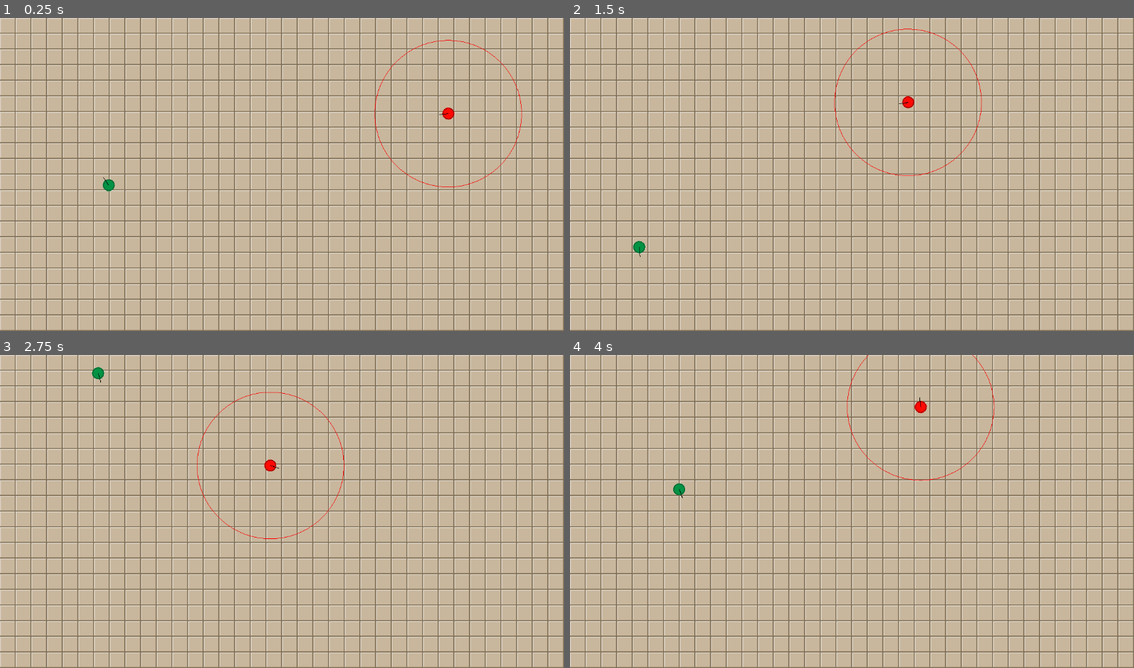
Above: before the commit, frames 1-4 (two rows, left to right).
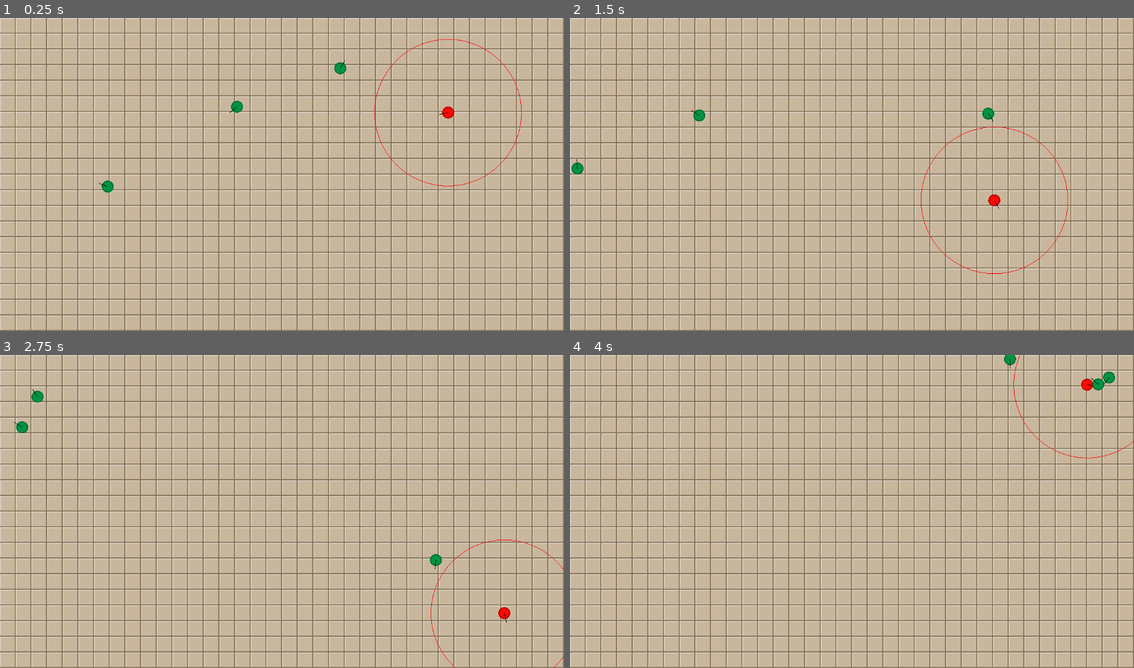
Above: after the commit, the same moments.

Repository: alexshopov/godot-steering-behaviors
Game: Godot game, scene res://scenes/main.tscn
Same seed, same stepped clock (60 frames per second), same inputs: the game is played once before the commit and once after it.
Inputs:
- Up to frame 1 (0.25 s): no input
- Up to frame 2 (1.5 s): no input
- Up to frame 3 (2.75 s): no input
- Up to frame 4 (4 s): no input

The runs differ from the first frame. In frame 1, 0.6% of the frame differs, in the area x 17-93%, y 6-56%; in frame 2, 0.9%, in the area x 0-89%, y 3-82%; in frame 3, 0.8%; in frame 4, 0.7%.

Commit message:
code cleanup, README update

Diff:
--- a/project.godot
+++ b/project.godot
@@ -60,7 +60,7 @@
 }
 reset={
 "deadzone": 0.2,
-"events": [Object(InputEventKey,"resource_local_to_scene":fa …(140 unchanged characters)… d":false,"keycode":0,"physical_keycode":76,"key_label":0,"unicode":108,"location":0,"echo":false,"script":null)
+"events": [Object(InputEventKey,"resource_local_to_scene":fa …(140 unchanged characters)… d":false,"keycode":0,"physical_keycode":82,"key_label":0,"unicode":114,"location":0,"echo":false,"script":null)
 ]
 }
 
--- /dev/null
+++ b/scenes/basic_seeker/basic_seeker.gd
@@ -0,0 +1,12 @@
+class_name BasicSeeker extends Agent
+
+@export var target_entity: Sprite2D
+
+func _ready() -> void:
+	assert(target_entity != null)
+
+	super()
+	kinematic = KinematicSeek.new(self, target_entity.position, max_speed)
+
+func _process(_delta: float) -> void:
+	kinematic.target = target_entity.position
--- /dev/null
+++ b/scenes/basic_seeker/basic_seeker.tscn
@@ -0,0 +1,19 @@
+[gd_scene load_steps=4 format=3 uid="uid://cl08shjrfr1w4"]
+
+[ext_resource type="Texture2D" uid="uid://bjjmm77j7s8pp" path="res://assets/sprites/agent.png" id="1_gfmfq"]
+[ext_resource type="Script" uid="uid://celookdeim18r" path="res://scenes/basic_seeker/basic_seeker.gd" id="1_gw15s"]
+
+[sub_resource type="CircleShape2D" id="CircleShape2D_gw15s"]
+radius = 19.0263
+
+[node name="BasicSeeker" type="CharacterBody2D"]
+script = ExtResource("1_gw15s")
+
+[node name="Sprite2D" type="Sprite2D" parent="."]
+position = Vector2(-19, -24)
+scale = Vector2(0.75, 0.75)
+texture = ExtResource("1_gfmfq")
+centered = false
+
+[node name="CollisionShape2D" type="CollisionShape2D" parent="."]
+shape = SubResource("CircleShape2D_gw15s")
--- a/scenes/main.tscn
+++ b/scenes/main.tscn
@@ -13,17 +13,23 @@
 [sub_resource type="TileSet" id="TileSet_jyhfs"]
 sources/0 = SubResource("TileSetAtlasSource_sugp2")
 
-[node name="Main" type="Node2D"]
+[node name="Main" type="Node2D" node_paths=PackedStringArray("basic_seeker")]
 script = ExtResource("1_0wfyh")
+basic_seeker = NodePath("")
 
 [node name="TileMapLayer" type="TileMapLayer" parent="."]
 scale = Vector2(2, 2)
 tile_map_data = PackedByteArray("AAAAAAAAAAAAAAEAAAAAAAEAAAAAAAEAAAAAAAIAAAAAAAEAAAAAAAMAAAAAAAEAAAAAAAQAAAAAAAEAAAAAAA …(12016 unchanged characters)…
 tile_set = SubResource("TileSet_jyhfs")
 
-[node name="Wanderer" parent="." groups=["agents"] instance=ExtResource("4_jyhfs")]
+[node name="Seeker" parent="." groups=["agents"] instance=ExtResource("4_tbgi4")]
+position = Vector2(268, 494)
+
+[node name="Wanderer" parent="." groups=["agents", "wanderers"] instance=ExtResource("4_jyhfs")]
 position = Vector2(723, 236)
 
-[node name="Seeker" parent="." node_paths=PackedStringArray("wanderer") groups=["agents"] instance=ExtResource("4_tbgi4")]
-position = Vector2(268, 494)
-wanderer = NodePath("../Wanderer")
+[node name="Wanderer2" parent="." groups=["agents", "wanderers"] instance=ExtResource("4_jyhfs")]
+position = Vector2(270, 112)
+
+[node name="Wanderer3" parent="." groups=["agents", "wanderers"] instance=ExtResource("4_jyhfs")]
+position = Vector2(847, 494)
--- a/scenes/seeker/seeker.gd
+++ b/scenes/seeker/seeker.gd
@@ -1,43 +1,43 @@
+class_name SeekerAgent
 extends Agent
 
 @export var max_rotation: float = PI
-@export var wanderer: Agent
 @export var update_interval: float = 0.25
 
+var current_target: Agent
+var kinematic_seek: KinematicSeek
+var kinematic_wander: KinematicWander
 var is_seeking: bool = false
 var time_accumulator: float = 0.
 
-var kinematic_wander: KinematicWander
-var kinematic_seek: KinematicSeek
-
 func _ready() -> void:
-	assert(wanderer != null)
-
 	super()
 	kinematic_wander = KinematicWander.new(self, max_speed, max_rotation)
-	kinematic_seek = KinematicSeek.new(self, wanderer.position, max_speed)
+	kinematic_seek = KinematicSeek.new(self, Vector2.ZERO, max_speed)
 	kinematic = kinematic_wander
 
 # update target position at defined intervals
 # -----------------------------------------------------------------
 func _process(delta: float) -> void:
-	if not is_seeking:
-		return
-
-	time_accumulator += delta
-	if time_accumulator >= update_interval:
-		time_accumulator = 0.0
-		kinematic.target = wanderer.position
+	if is_seeking:
+		time_accumulator += delta
+		if time_accumulator >= update_interval:
+			time_accumulator = 0.0
+			kinematic.target = current_target.position
 
 
 func _on_detection_area_body_entered(body:Node2D) -> void:
-	if is_seeking:
-		return
+	if not is_seeking and body.is_in_group("wanderers"):
+			current_target = body
+			kinematic_seek.target = current_target.position
+			kinematic = kinematic_seek
+			is_seeking = true
 
-	if body == wanderer:
-		kinematic_seek.target = wanderer.position
-		kinematic = kinematic_seek
-		is_seeking = true
+func _on_detection_area_body_exited(body:Node2D) -> void:
+	if is_seeking and body == current_target:
+			current_target = null
+			kinematic = kinematic_wander
+			is_seeking = false
 
 
 func _draw() -> void:
--- a/scenes/seeker/seeker.tscn
+++ b/scenes/seeker/seeker.tscn
@@ -30,3 +30,4 @@
 shape = SubResource("CircleShape2D_70npq")
 
 [connection signal="body_entered" from="DetectionArea" to="." method="_on_detection_area_body_entered"]
+[connection signal="body_exited" from="DetectionArea" to="." method="_on_detection_area_body_exited"]
--- a/scenes/wanderer/wanderer.gd
+++ b/scenes/wanderer/wanderer.gd
@@ -1,3 +1,4 @@
+class_name WanderingAgent
 extends Agent
 
 @export var max_rotation: float = PI
--- a/scripts/agent/agent.gd
+++ b/scripts/agent/agent.gd
@@ -1,9 +1,7 @@
-class_name Agent
-extends CharacterBody2D
+class_name Agent extends CharacterBody2D
 
 @export var max_speed := 200
 @export var rotation_speed := 5.
-@export var target: Vector2
 
 var kinematic: KinematicSteering
 var screen_size: Vector2
@@ -26,8 +24,8 @@
 
 	move_and_slide()
 
-	position.x = fposmod(position.x, screen_size.x)
-	position.y = fposmod(position.y, screen_size.y)
+	position.x = wrapf(position.x, 0, screen_size.x)
+	position.y = wrapf(position.y, 0, screen_size.y)
 
 #
 # ---------------------------------------------------------------------------------
--- a/scripts/agent/steering/kinematic_arrive.gd
+++ b/scripts/agent/movement/kinematic_movement/kinematic_arrive.gd
@@ -1,11 +1,11 @@
 class_name KinematicArrive extends KinematicSteering
 
-var radius: float
-var time_to_target: float = 0.25
+var slowing_distance: float
+var ramp_down: float = 0.25
 
-func _init(p_agent: CharacterBody2D, p_target: Vector2, p_max_speed: float, p_radius: float):
+func _init(p_agent: Agent, p_target: Vector2, p_max_speed: float, p_slowing_distance: float):
 	super(p_agent, p_target,  p_max_speed)
-	radius = p_radius
+	slowing_distance = p_slowing_distance
 
 func get_steering() -> KinematicSteeringOutput:
 	var out = KinematicSteeringOutput.new()
@@ -14,17 +14,17 @@
 
 	# get direction to target
 	out.velocity = target - agent.position
-	if out.velocity.length() < radius:
+	if out.velocity.length() < slowing_distance:
 		return null
 
-	# move to target in time_to_target seconds
-	out.velocity /= time_to_target
+	# reduce speed within the stopping radius
+	out.velocity /= ramp_down
 
 	# clip to max speed
 	if out.velocity.length() > max_speed:
-		out.velocity = out.velocity.normalized()
-		out.velocity *= max_speed
+		out.velocity = out.velocity.normalized() * max_speed
 
+	# turn in the direction of travel
 	if out.velocity.length() > 0:
 		out.rotation = out.velocity.angle()
 
--- a/scripts/agent/steering/kinematic_seek.gd
+++ b/scripts/agent/movement/kinematic_movement/kinematic_seek.gd
@@ -1,21 +1,17 @@
 class_name KinematicSeek extends KinematicSteering
 
-func _init(p_agent: CharacterBody2D, p_target: Vector2, p_max_speed: float):
+func _init(p_agent: Agent, p_target: Vector2, p_max_speed: float):
 	super(p_agent, p_target, p_max_speed)
 
 func get_steering() -> KinematicSteeringOutput:
 	var out = KinematicSteeringOutput.new()
-
 	if agent.position == target:
 		return null
 
-	# get direction to target
-	out.velocity = target - agent.position
+	# get direction to target and approach at max speed
+	out.velocity = (target - agent.position).normalized() * max_speed
 
-	# the velocity along this direction at full speed
-	out.velocity = out.velocity.normalized()
-	out.velocity *= max_speed
-
+	# orient towards the velocity vector
 	if out.velocity.length() > 0:
 		out.rotation = out.velocity.angle()
 
--- a/scripts/agent/steering/kinematic_steering.gd
+++ b/scripts/agent/movement/kinematic_movement/kinematic_steering.gd
@@ -1,11 +1,11 @@
 # steering controller base class for CharacterBody2D kinematic movement
 class_name KinematicSteering
 
-var agent: CharacterBody2D
+var agent: Agent
 var target: Vector2
 var max_speed: float
 
-func _init(p_agent: CharacterBody2D, p_target: Vector2, p_max_speed: float):
+func _init(p_agent: Agent, p_target: Vector2, p_max_speed: float):
 	agent = p_agent
 	target = p_target
 	max_speed = p_max_speed
--- a/scripts/agent/steering/kinematic_wander.gd
+++ b/scripts/agent/movement/kinematic_movement/kinematic_wander.gd
@@ -2,7 +2,7 @@
 
 var max_rotation: float
 
-func _init(p_agent: CharacterBody2D, p_max_speed: float, p_max_rotation: float):
+func _init(p_agent: Agent, p_max_speed: float, p_max_rotation: float):
 	super(p_agent, Vector2.ZERO, p_max_speed)
 	max_rotation = p_max_rotation
 
Binary file added: assets/sprites/target.png
Not shown, added: assets/sprites/target.png.import
Not shown, added: export_presets.cfg
Not shown, added: scenes/basic_seeker/basic_seeker.gd.uid
Renamed: scripts/agent/steering/kinematic_arrive.gd.uid -> scripts/agent/movement/kinematic_movement/kinematic_arrive.gd.uid
Renamed: scripts/agent/steering/kinematic_output.gd -> scripts/agent/movement/kinematic_movement/kinematic_output.gd
Renamed: scripts/agent/steering/kinematic_output.gd.uid -> scripts/agent/movement/kinematic_movement/kinematic_output.gd.uid
Renamed: scripts/agent/steering/kinematic_seek.gd.uid -> scripts/agent/movement/kinematic_movement/kinematic_seek.gd.uid
Renamed: scripts/agent/steering/kinematic_steering.gd.uid -> scripts/agent/movement/kinematic_movement/kinematic_steering.gd.uid
Renamed: scripts/agent/steering/kinematic_wander.gd.uid -> scripts/agent/movement/kinematic_movement/kinematic_wander.gd.uid
